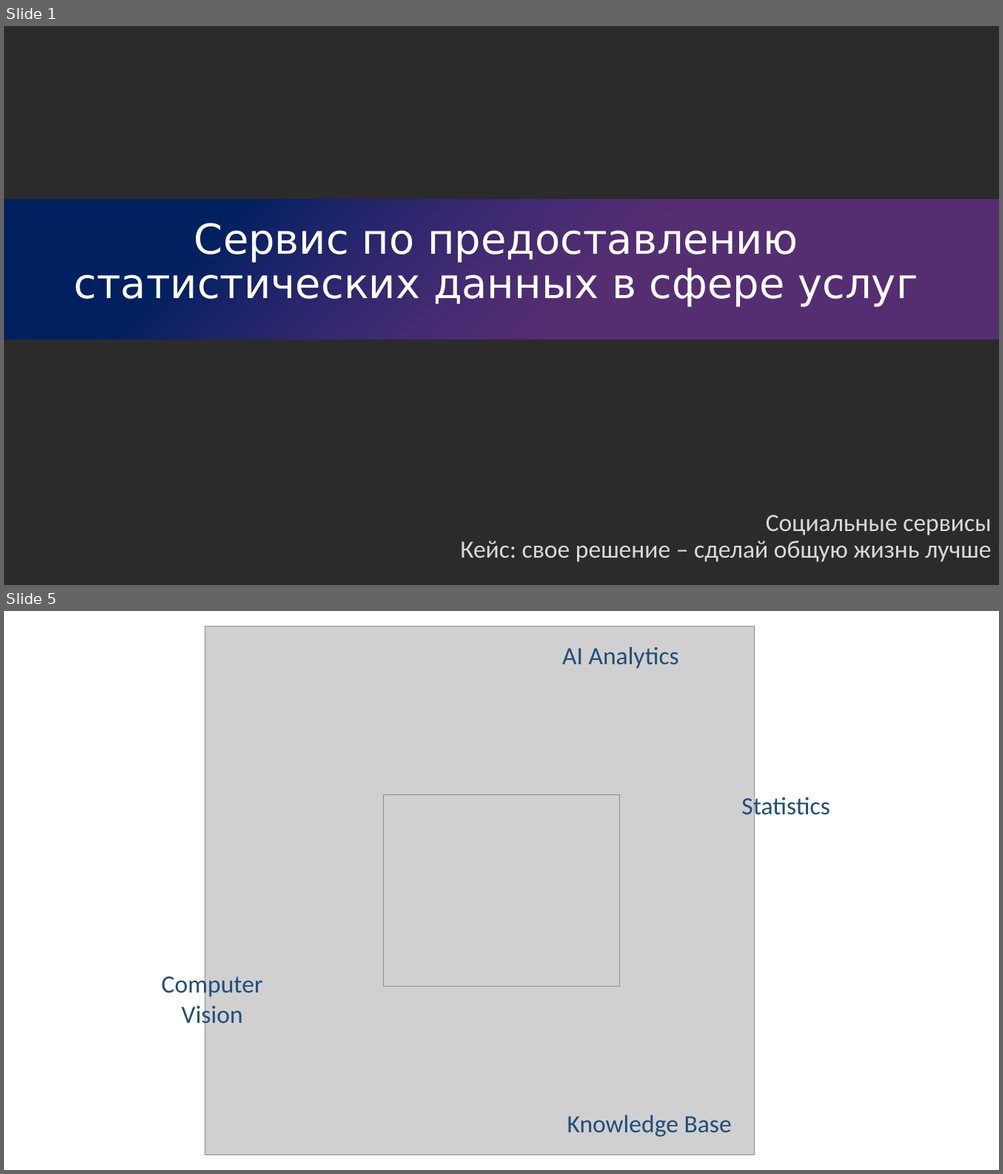
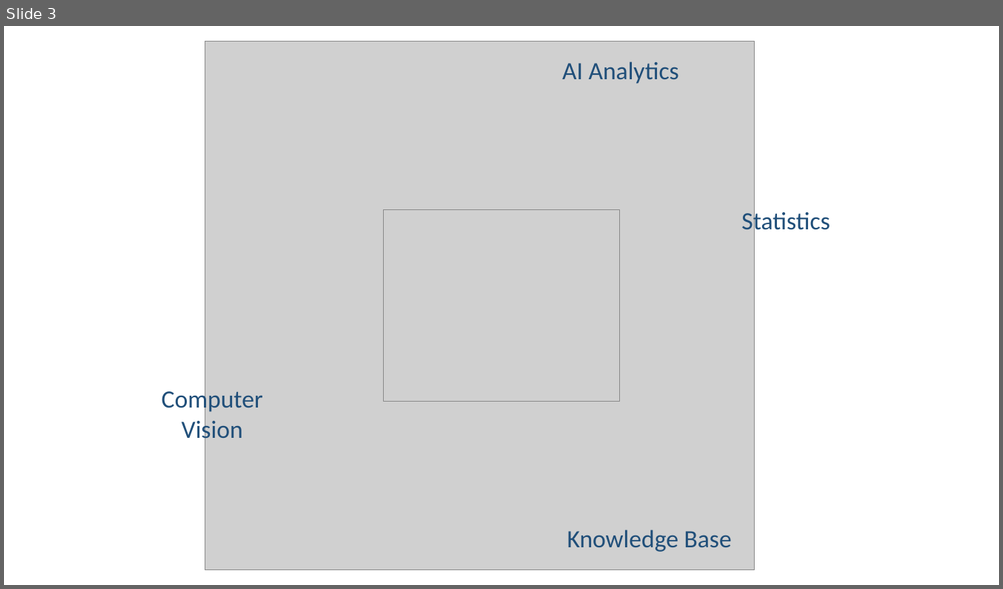
Before and after one commit to vadikko2/Hack_university, a slide deck: Hack_present - 3.pptx. Shown one above the other, each under a label of ours: slides 1 and 5 before the commit, slide 3 after it; the slides between them are not shown. The pictures are 1003x1174 and 1003x589 pixels, drawn with LibreOffice and Linux fonts; fonts in the diff are those of the drawing; grey boxes stand for pictures; background and template pictures are left out; a plain dark background stands for a picture behind light text. Boxes give left, top, right and bottom in pixels: in the first picture for what was removed or moved away, otherwise in the second. Text is boxed around its words. In the diff, an @@ line names an element or a change of style, - is before the commit and + after.

Commit message:
7 commit

```diff
--- a/Hack_present - 3.pptx
+++ b/Hack_present - 3.pptx
@@ slide 1 removed at [4, 26, 999, 585], background picture (left out) @@
@@ rectangle removed at [4, 199, 999, 338] @@
@@ title removed at [74, 223, 917, 307] @@
-Сервис по предоставлению статистических данных в сфере услуг
@@ subtitle removed at [460, 515, 990, 562] @@
-Социальные сервисы
-Кейс: свое решение – сделай общую жизнь лучше
@@ what was slide 5 is now slide 3 @@
```
Also in this commit, not shown: 1 slide changed, 4 slides added, 1 other slide removed.
